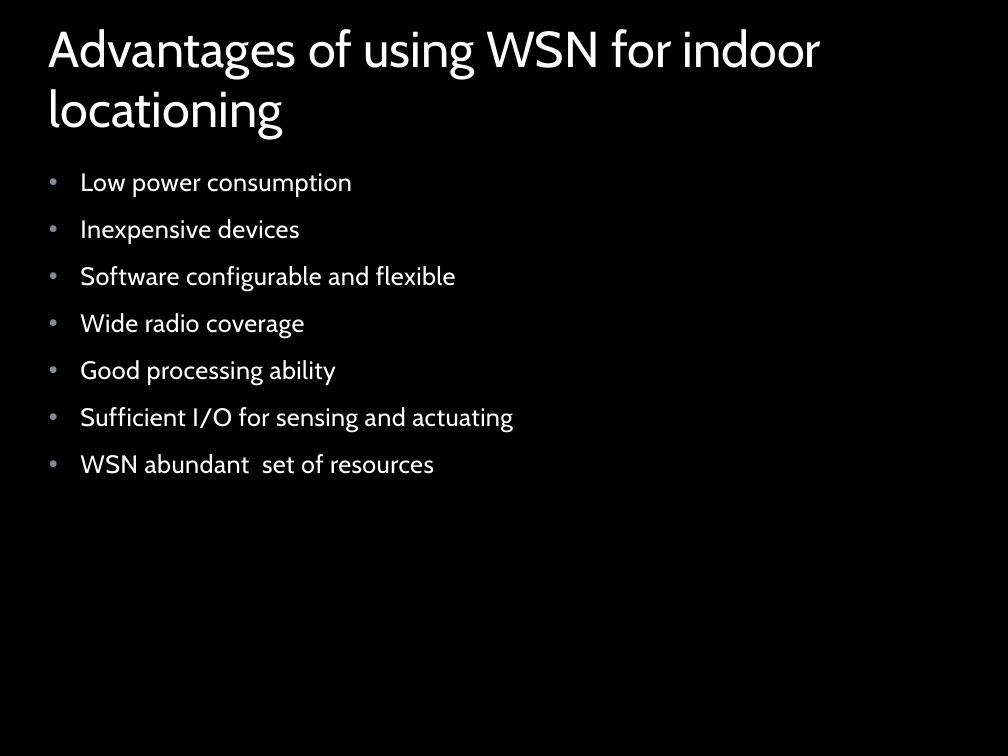
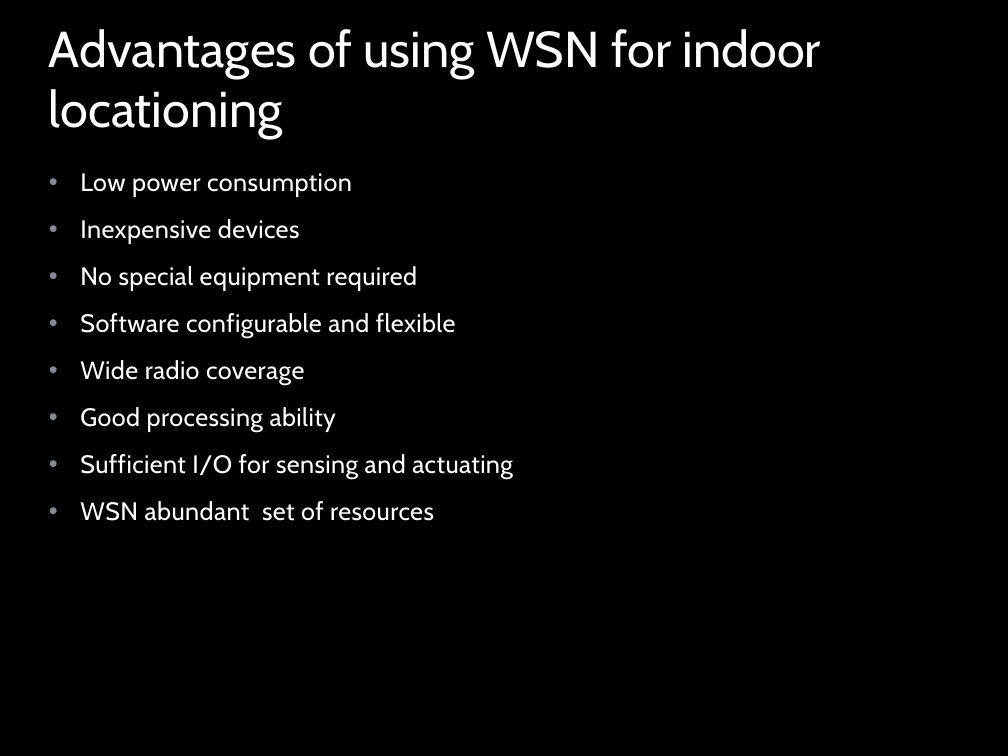
Before and after one commit to muadibbm/WifiIP, a slide deck: slide 9 of ppt/Indoor Locationing.pptx (slide 8 before the commit). Drawn at 1008x756 pixels with LibreOffice and Linux fonts; fonts in the diff are those of the drawing; background and template pictures are left out. Boxes give left, top, right and bottom in pixels: in the first picture for what was removed or moved away, otherwise in the second. Text is boxed around its words. In the diff, an @@ line names an element or a change of style, - is before the commit and + after.

Commit message:
Updated pptx

```diff
--- a/ppt/Indoor Locationing.pptx
+++ b/ppt/Indoor Locationing.pptx
@@ text at (80,266,417,291): paragraph added @@
+• No special equipment required
```
Also in this commit, not shown: 3 slides added.
